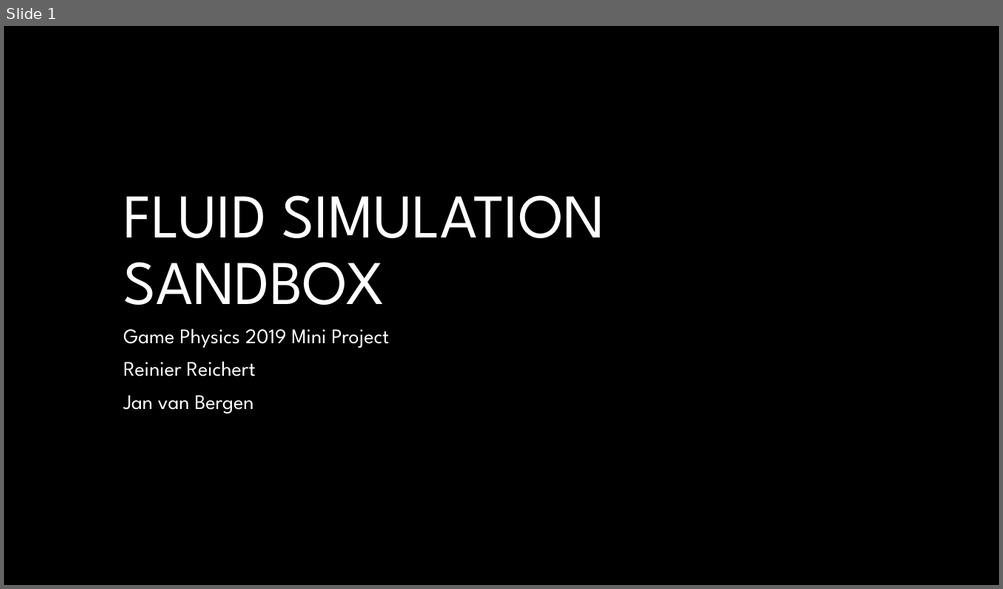
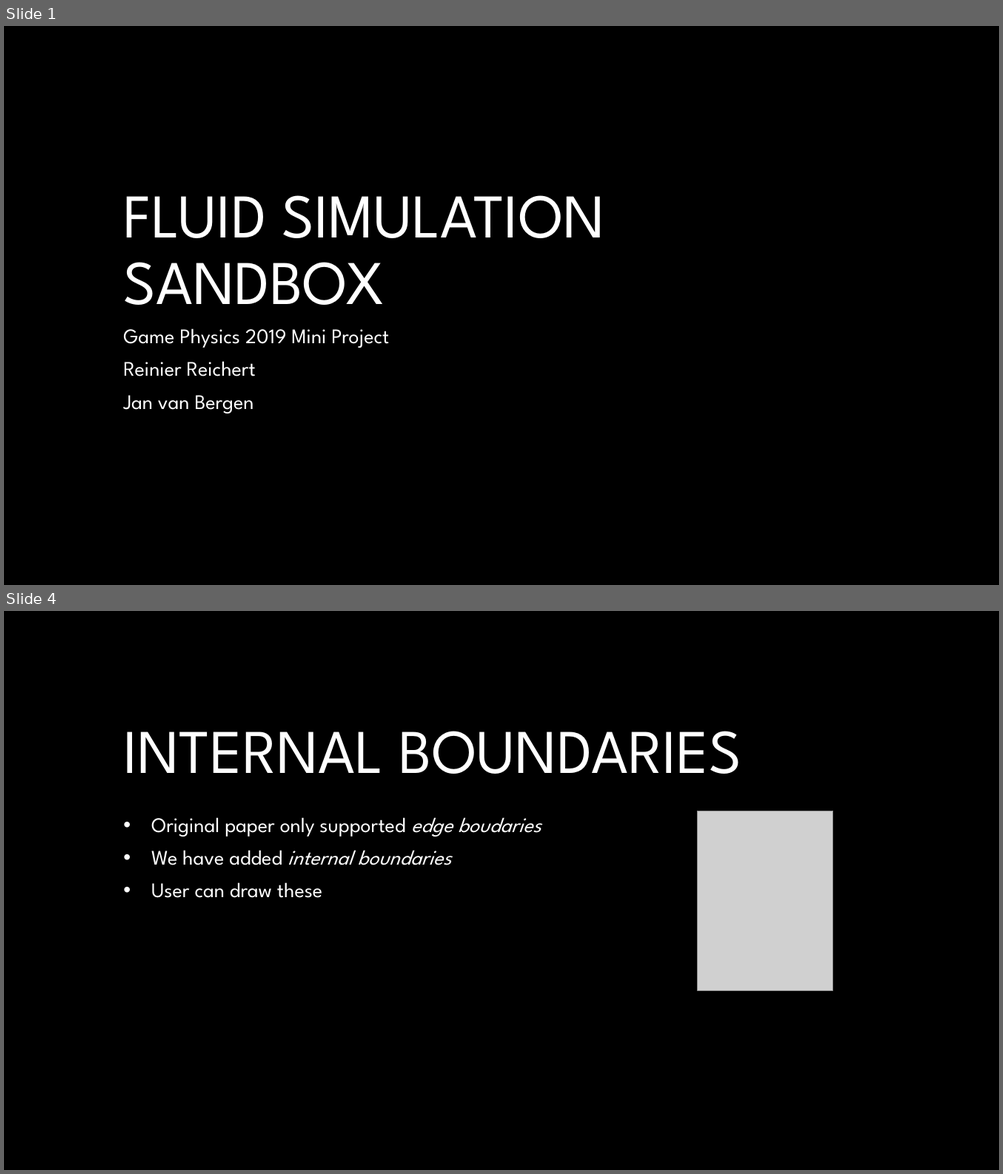
Before and after one commit to jan-van-bergen/FluidSim, a slide deck: Fluid simulation sandbox.pptx. Shown one above the other, each under a label of ours: slide 1 before the commit, slides 1 and 4 after it; the slides between them are not shown. The pictures are 1003x589 and 1003x1174 pixels, drawn with LibreOffice and Linux fonts; fonts in the diff are those of the drawing; grey boxes stand for pictures; background and template pictures are left out. Boxes give left, top, right and bottom in pixels: in the first picture for what was removed or moved away, otherwise in the second. Text is boxed around its words. In the diff, an @@ line names an element or a change of style, - is before the commit and + after.

```diff
--- a/Fluid simulation sandbox.pptx
+++ b/Fluid simulation sandbox.pptx
@@ slide 4 added at (4, 611, 999, 1170), background #000000 @@
@@ title added at (123, 731, 742, 774), 60 pt, text #FFFFFF @@
+INTERNAL BOUNDARIES
@@ subtitle added at (151, 817, 541, 898), 20 pt, text #FFFFFF @@
+• Original paper only supported edge boudaries
+• We have added internal boundaries
+• User can draw these
@@ picture added at (697, 811, 833, 991) @@
```
Also in this commit, not shown: 1 slide changed, 3 other slides added, 2 other files.
